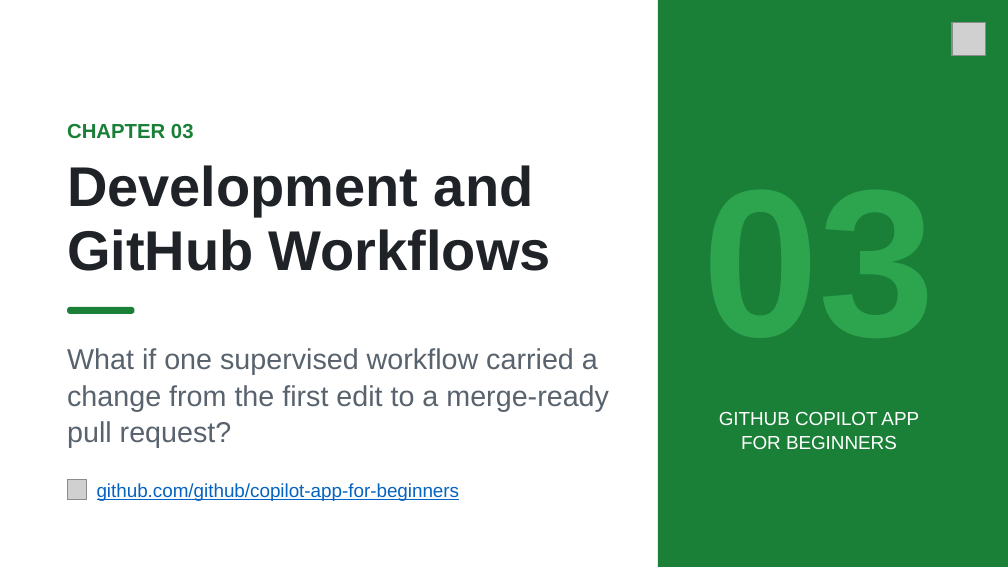
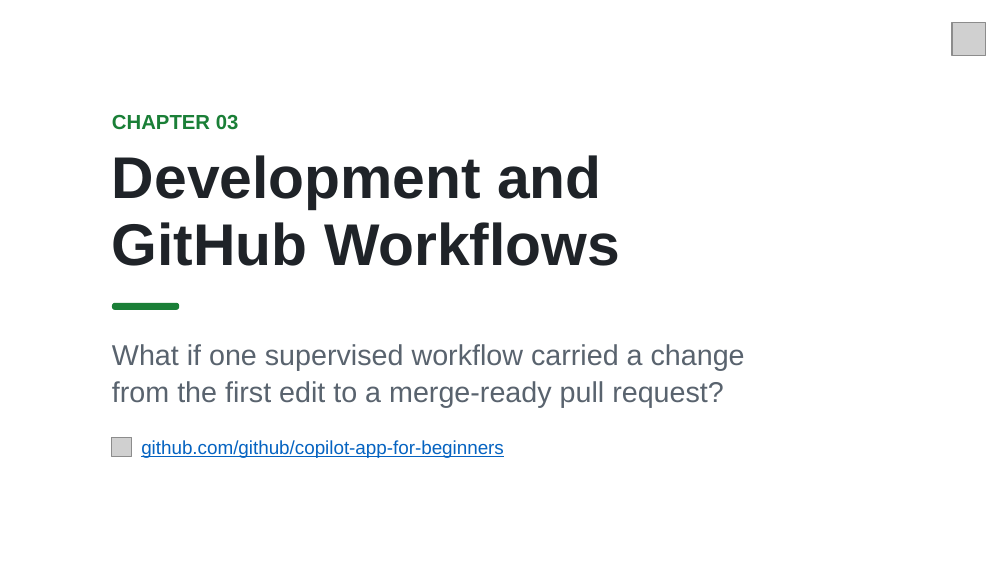
Before and after one commit to github/copilot-app-for-beginners, a slide deck: slide 1 of slides/03-development-workflows.pptx. Drawn at 1008x567 pixels with LibreOffice and Linux fonts; fonts in the diff are those of the drawing; grey boxes stand for pictures; background and template pictures are left out. Boxes give left, top, right and bottom in pixels: in the first picture for what was removed or moved away, otherwise in the second. Text is boxed around its words. In the diff, an @@ line names an element or a change of style, - is before the commit and + after.

```diff
--- a/slides/03-development-workflows.pptx
+++ b/slides/03-development-workflows.pptx
@@ rectangle removed at [658, 0, 1008, 566] @@
@@ text "CHAPTER 03": place and size @@
-text "CHAPTER 03" at [67, 124, 194, 139]
+text "CHAPTER 03" at [112, 115, 239, 130]
@@ text "Development and GitHub Workflows": place and size @@
-text "Development and GitHub Workflows" at [67, 165, 551, 271]
+text "Development and GitHub Workflows" at [112, 155, 620, 266]
@@ text "Development and GitHub Workflows" at [112, 155, 620, 266]: size 40 to 42 pt; line spacing 46pt to 48pt @@
@@ rounded rectangle: place and size @@
-rounded rectangle at [68, 306, 135, 313]
+rounded rectangle at [112, 303, 179, 310]
@@ text "What if one supervised workflow ..." rewrapped from [67, 348, 609, 448] to [112, 344, 745, 407] @@
@@ text removed at [719, 412, 919, 449] @@
-GITHUB COPILOT APP
-FOR BEGINNERS
@@ picture: place and size @@
-picture at [68, 480, 87, 499]
+picture at [112, 437, 131, 457]
@@ text "github.com/github/copilot-app-for-beginners": place and size @@
-text "github.com/github/copilot-app-for-beginners" at [97, 483, 460, 501]
+text "github.com/github/copilot-app-for-beginners" at [141, 440, 504, 458]
```
Also in this commit, not shown: 18 other slides changed, 7 other files.
